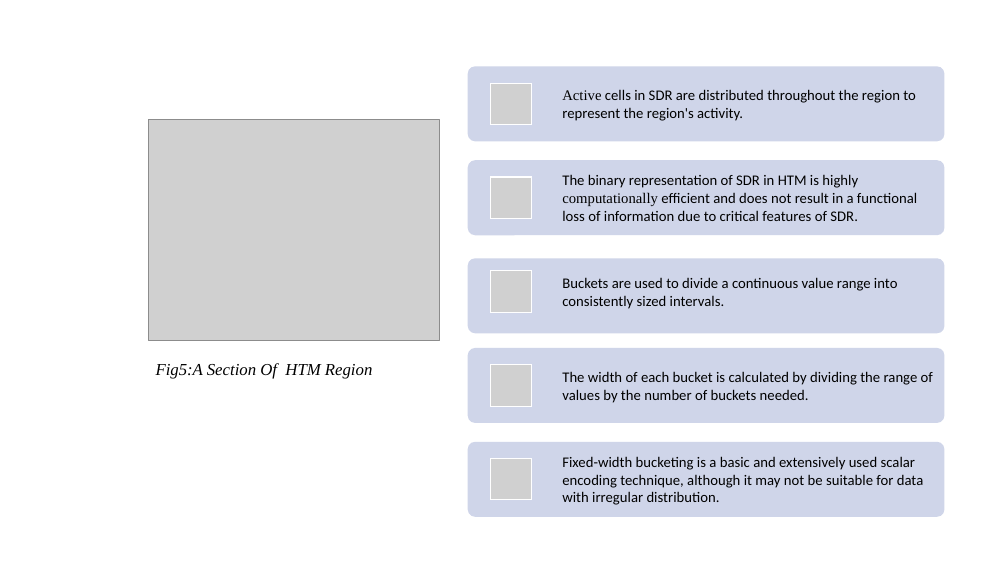
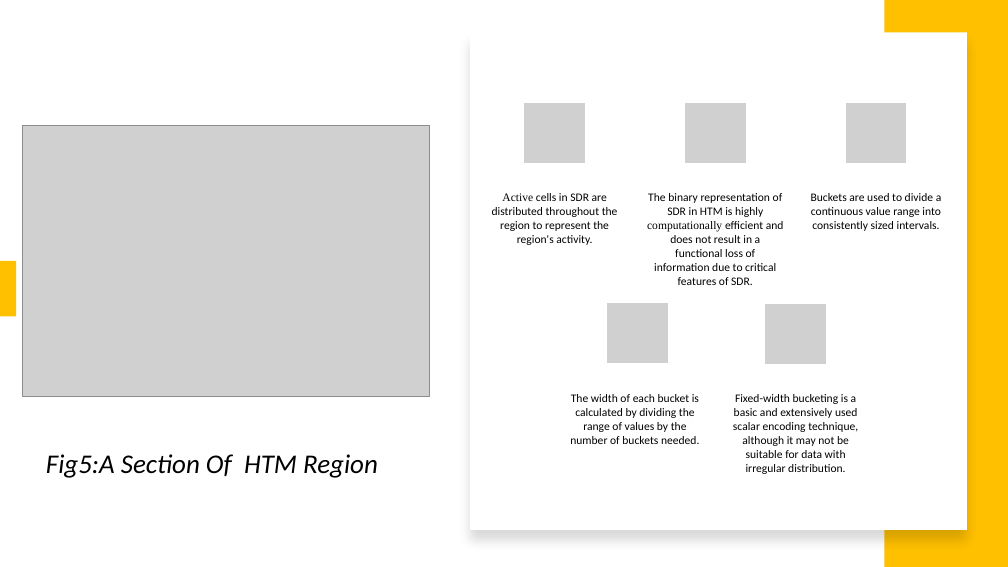
Before and after one commit to sahithkumar1999/neocortexapi, a slide deck: slide 8 of source/NeoCortexApi/Documents/Group Presentation[ScalarEncoder with Buckets].pptx. Drawn at 1008x567 pixels with LibreOffice and Linux fonts; fonts in the diff are those of the drawing; grey boxes stand for pictures. Boxes give left, top, right and bottom in pixels: in the first picture for what was removed or moved away, otherwise in the second. Text is boxed around its words. In the diff, an @@ line names an element or a change of style, - is before the commit and + after.

```diff
--- a/source/NeoCortexApi/Documents/Group Presentation[ScalarEncoder with Buckets].pptx
+++ b/source/NeoCortexApi/Documents/Group Presentation[ScalarEncoder with Buckets].pptx
@@ rectangle added at [885, 0, 1008, 567], fill #FFC000 @@
@@ rectangle added at [470, 33, 967, 530], fill #FFFFFF @@
@@ picture: place and size @@
-picture at [491, 271, 532, 312]
+picture at [845, 102, 907, 163]
@@ picture: place and size @@
-picture at [148, 119, 439, 340]
+picture at [22, 126, 429, 396]
@@ size 14 to 11 pt; alignment left to centre; less space between paragraphs; vertical alignment middle to top in 5 elements at [647, 193, 784, 285], [733, 394, 858, 474], [570, 394, 699, 444], [811, 193, 942, 231], [492, 193, 618, 245] @@
@@ text "Active cells in SDR are ...": place and size @@
-text "Active cells in SDR are ..." at [562, 89, 916, 121]
+text "Active cells in SDR are ..." at [492, 193, 618, 245]
@@ text "The binary representation of SDR ...": place and size @@
-text "The binary representation of SDR ..." at [562, 174, 917, 221]
+text "The binary representation of SDR ..." at [647, 193, 784, 285]
@@ text "Buckets are used to divide ...": place and size @@
-text "Buckets are used to divide ..." at [562, 277, 898, 309]
+text "Buckets are used to divide ..." at [811, 193, 942, 231]
@@ rectangle added at [0, 261, 16, 317], fill #FFC000 @@
@@ rectangle added at [22, 261, 38, 317], fill #FFC000 @@
@@ group added at [524, 102, 827, 364]: 4 pictures @@
@@ text "The width of each bucket ...": place and size @@
-text "The width of each bucket ..." at [562, 371, 933, 403]
+text "The width of each bucket ..." at [570, 394, 699, 444]
@@ text "Fixed-width bucketing is a basic ...": place and size @@
-text "Fixed-width bucketing is a basic ..." at [562, 456, 923, 505]
+text "Fixed-width bucketing is a basic ..." at [733, 394, 858, 474]
@@ text "Fig5:A Section Of HTM Region": place and size @@
-text "Fig5:A Section Of HTM Region" at [156, 363, 372, 379]
+text "Fig5:A Section Of HTM Region" at [46, 454, 378, 478]
@@ text "Fig5:A Section Of HTM Region" at [46, 454, 378, 478]: size 16 to 25.6 pt, font Times New Roman to Calibri; line spacing 1 to 0.7; more space between paragraphs @@
@@ group removed at [468, 67, 945, 516]: 5 rounded rectangles, 4 pictures @@
```
Also in this commit, not shown: 7 other slides changed, 5 slides added, 1 slide removed.
